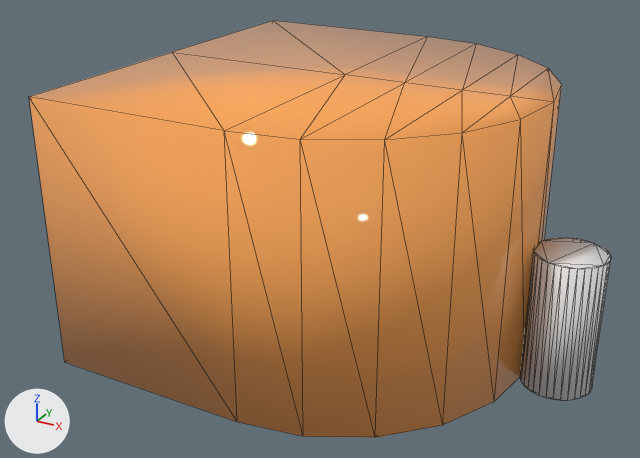
Renders of the glTF model 01_client/models/NAND.glb from each side of a commit.
Camera for both pictures: a 50 mm camera at (2.86, -5.49, 3.52) aimed at (-0.03, -0.22, 0.88). The lights are fixed; the arrows at lower left show +X, +Y and +Z. The picture after the commit comes second. Mesh edges are drawn as thin lines. Vertices at exactly the same position are counted once.

Objects in the first picture: '2', 'Cot2'.
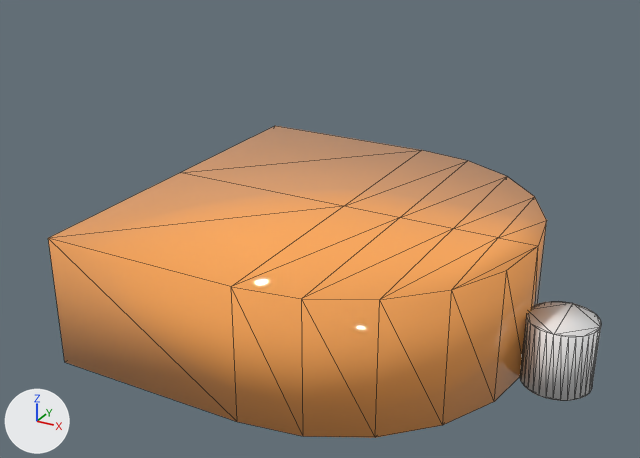
Patch to the scene script:
```diff
--- a/01_client/models/NAND.glb.py
+++ b/01_client/models/NAND.glb.py
@@ me_cube_001 @@
 # used by ob_2; location = (0.0, 0.0, 0.0)
-me_cube_001.from_pydata(...)  # 36 vertices, 68 faces; spans x -1.47..1.53, y -1.5..1.5, z 0.0..2.0
+me_cube_001.from_pydata(...)  # 36 vertices, 68 faces; spans x -1.47..1.53, y -1.5..1.5, z 0.0..1.0
+# me_cube_001 part 1
+# 18 vertices are removed from x -1.47..1.53, y -1.5..1.5, z 2.0
+# 48 faces are deleted
+# 4 vertices are added at (1.24, 0.0, 1.0), (0.92, 0.0, 1.0), (0.5, 0.0, 1.0), (0.04, 0.0, 1.0)
+# 14 new vertices lie (0.0, 0.0, 1.0) away from vertices in x -1.47..1.53, y -1.5..1.5, z 0.0
+# 48 new faces join them
 me_cube_001.materials.append(mat_khoi)
@@ me_cylinder_007 @@
 # used by ob_cot2; location = (0.0, 0.0, 0.0)
-me_cylinder_007.from_pydata(...)  # 64 vertices, 124 faces; spans x 1.503..2.003, y -0.251..0.249, z 0.0..1.0
+me_cylinder_007.from_pydata(...)  # 64 vertices, 124 faces; spans x 1.503..2.003, y -0.251..0.249, z 0.0..0.5
+# me_cylinder_007 part 2
+# 32 vertices are removed from x 1.503..2.003, y -0.251..0.249, z 1.0
+# 94 faces are deleted
+# 32 new vertices lie (0.0, 0.0, 0.5) away from vertices in x 1.503..2.003, y -0.251..0.249, z 0.0
+# 94 new faces join them
```

Boxes [x1, y1, x2, y2] around the edits, measured in the pictures (640 x 458 px):
'2', reshaped (6% narrower, 25% shorter)
    before: [29, 20, 562, 438]
    after: [48, 126, 547, 438]
'Cot2', reshaped (11% narrower, 39% shorter)
    before: [520, 238, 611, 401]
    after: [520, 302, 601, 401]
